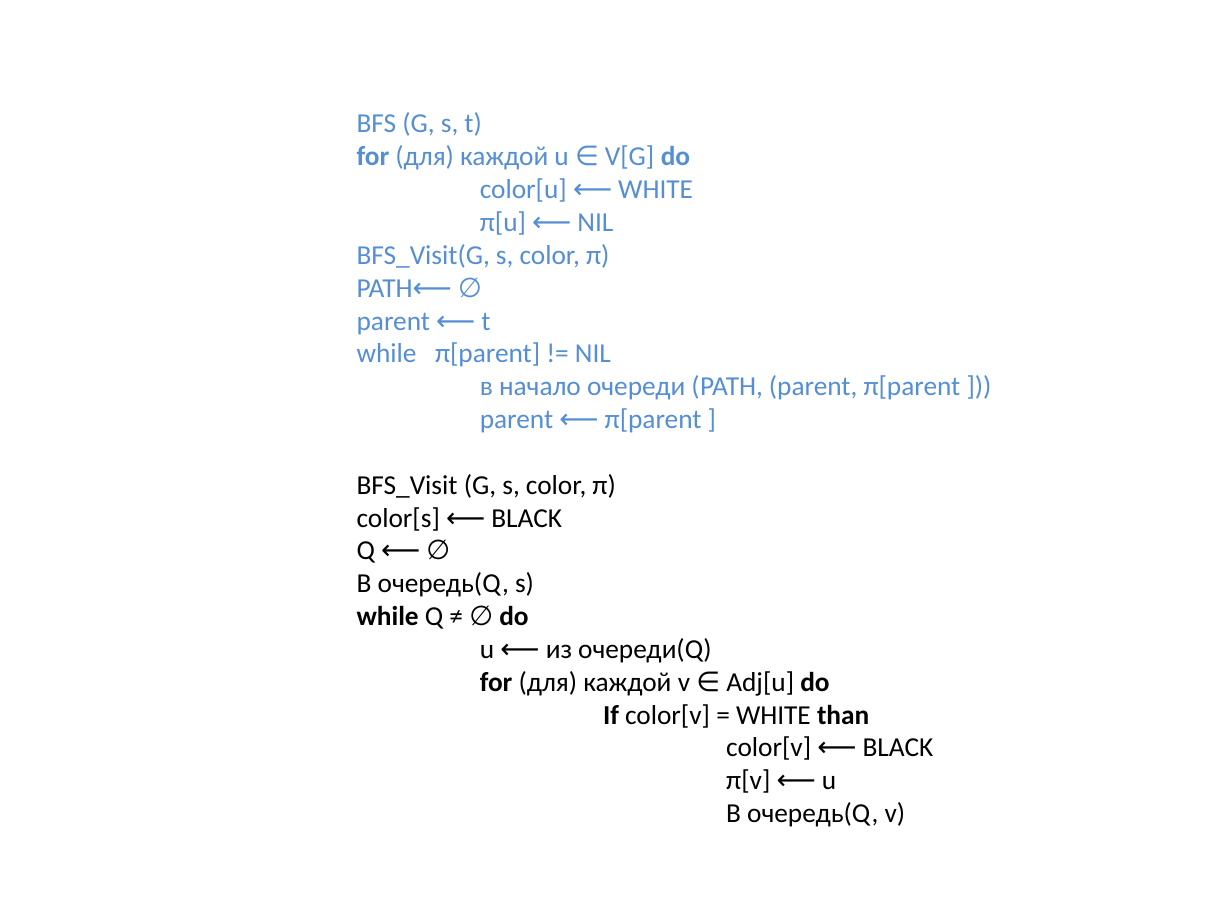
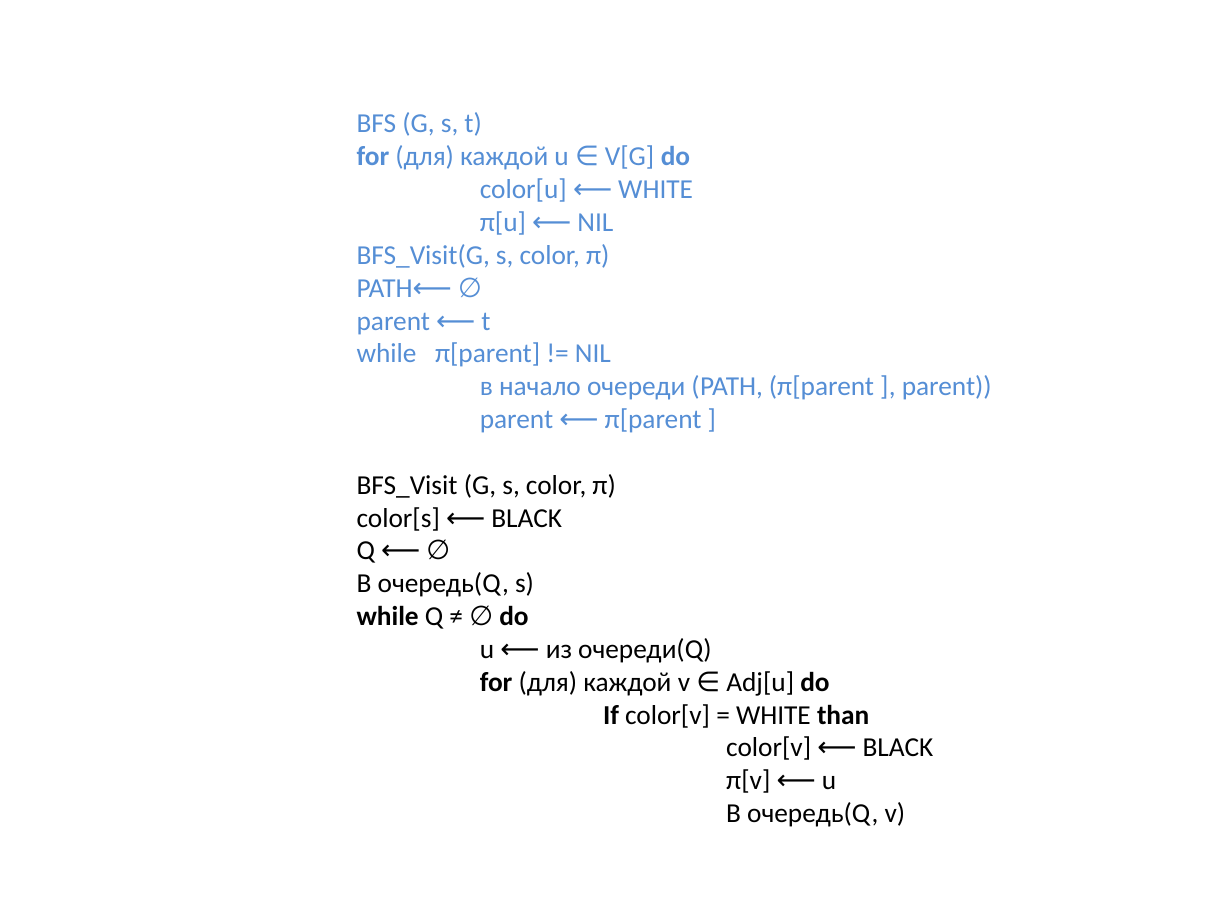
Before and after one commit to SteinbergOB/ANG, a slide deck: slide 50 of Презентации/Лекция 1.pptx. Drawn at 1232x924 pixels with LibreOffice and Linux fonts; fonts in the diff are those of the drawing. Boxes give left, top, right and bottom in pixels: in the first picture for what was removed or moved away, otherwise in the second. Text is boxed around its words. In the diff, an @@ line names an element or a change of style, - is before the commit and + after.

```diff
--- a/Презентации/Лекция 1.pptx
+++ b/Презентации/Лекция 1.pptx
@@ title at (x1=357, y1=112, x2=992, y2=827): text changed @@
-BFS (G, s, t)
-for (для) каждой u ∈ V[G] do
-color[u] ⟵ WHITE
-π[u] ⟵ NIL
-BFS_Visit(G, s, color, π)
-PATH⟵ ∅
-parent ⟵ t
-while π[parent] != NIL
-в начало очереди (PATH, (parent, π[parent ]))
-parent ⟵ π[parent ]
-BFS_Visit (G, s, color, π)
-color[s] ⟵ BLACK
-Q ⟵ ∅
-В очередь(Q, s)
-while Q ≠ ∅ do
-u ⟵ из очереди(Q)
-for (для) каждой v ∈ Adj[u] do
-If color[v] = WHITE than
-color[v] ⟵ BLACK
-π[v] ⟵ u
-В очередь(Q, v)
+BFS (G, s, t)
+for (для) каждой u ∈ V[G] do
+color[u] ⟵ WHITE
+π[u] ⟵ NIL
+BFS_Visit(G, s, color, π)
+PATH⟵ ∅
+parent ⟵ t
+while π[parent] != NIL
+в начало очереди (PATH, (π[parent ], parent))
+parent ⟵ π[parent ]
+BFS_Visit (G, s, color, π)
+color[s] ⟵ BLACK
+Q ⟵ ∅
+В очередь(Q, s)
+while Q ≠ ∅ do
+u ⟵ из очереди(Q)
+for (для) каждой v ∈ Adj[u] do
+If color[v] = WHITE than
+color[v] ⟵ BLACK
+π[v] ⟵ u
+В очередь(Q, v)
```
Also in this commit, not shown: 7 other slides changed, 1 other file.
